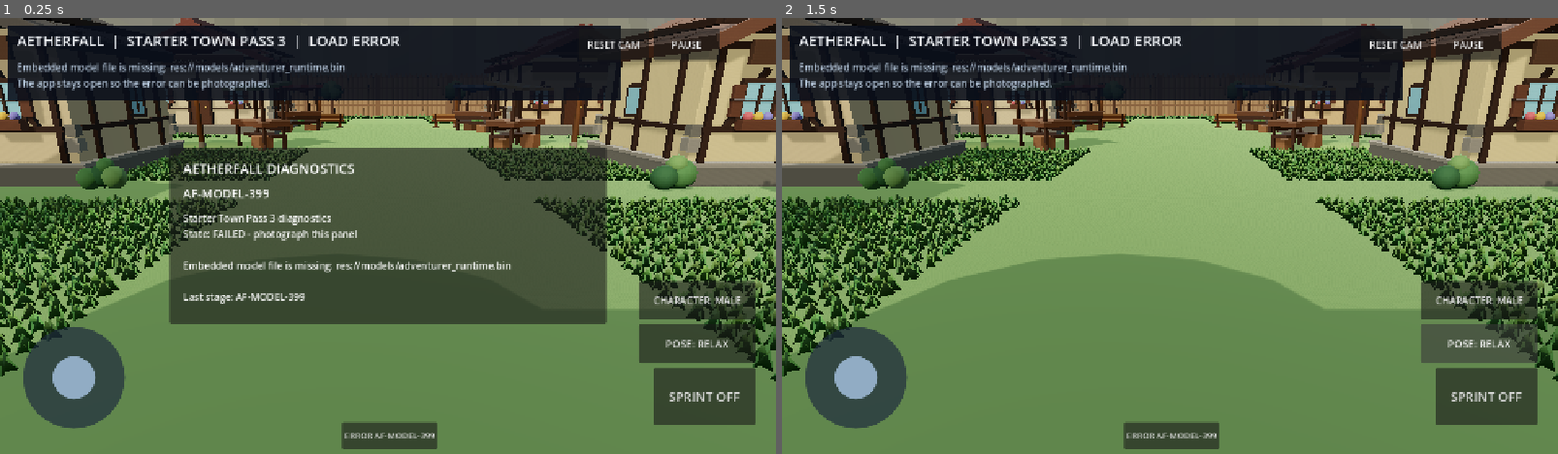
Above: before the commit, frames 1-2 (left to right).
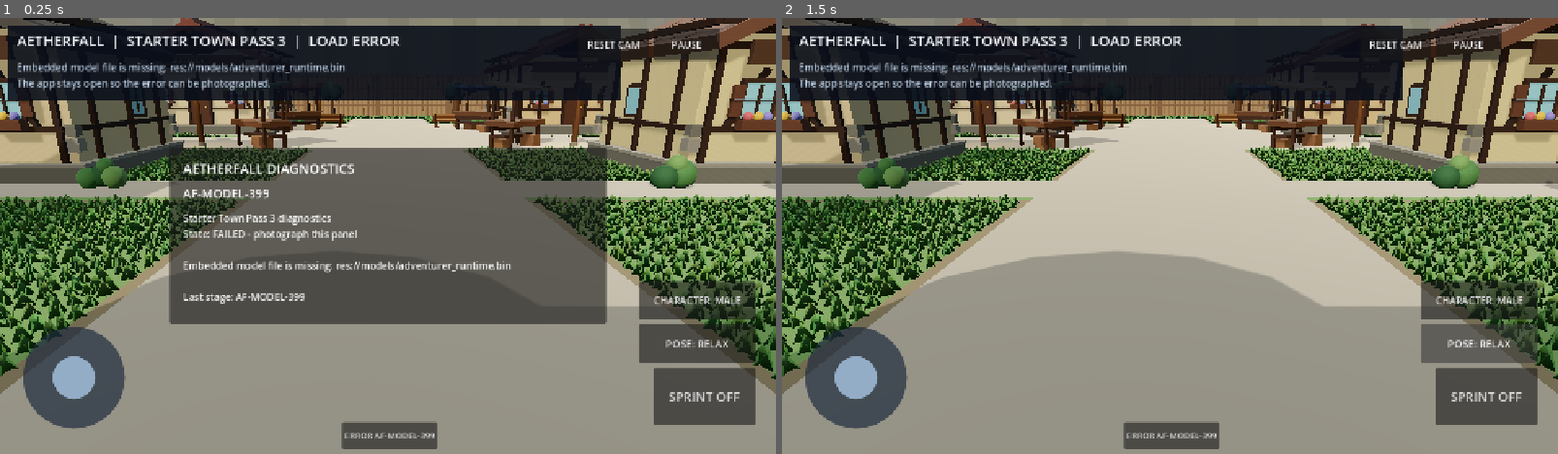
Above: after the commit, the same moments.

Repository: demetrecerrone-star/Aetherfall
Game: Godot game, scene res://starter_town.tscn
The game is run twice, just before and just after one commit, with the same random seed, the same clock (stepped at 60 frames per second) and the same inputs.
Inputs:
- Up to frame 1 (0.25 s): no input
- Up to frame 2 (1.5 s): click "ERROR AF-MODEL-399" at 0.5 s; click "POSE: RELAX" at 1.25 s

The runs differ from the first frame. In frame 1, 39% of the frame differs, in the area x 0-100%, y 23-100%; in frame 2, 47%.

Commit message:
Restore visible town roads: correct paving face winding and mobile culling

Diff:
--- a/cleanroom/road_network.gd
+++ b/cleanroom/road_network.gd
@@ -67,7 +67,10 @@
     var p1 := Vector3(start_x, height, end_z)
     var p2 := Vector3(end_x, height, start_z)
     var p3 := Vector3(end_x, height, end_z)
-    for vertex in [p0, p1, p2, p2, p1, p3]:
+    # Godot's clockwise-front SurfaceTool convention is the reverse of
+    # the old top-down order. The previous quads were back-face culled from
+    # above on Android, so road collisions existed but the paving vanished.
+    for vertex in [p0, p2, p1, p2, p3, p1]:
         tool.set_normal(Vector3.UP)
         tool.set_uv(Vector2(vertex.x / tile_size, vertex.z / tile_size))
         tool.add_vertex(vertex)
@@ -120,6 +123,10 @@
     # share one continuous stone pattern, including every doorstep.
     cobble_material.uv1_scale = Vector3.ONE
     dirt_material.uv1_scale = Vector3.ONE
+    # Safeguard against platform-specific winding/culling differences in
+    # GL Compatibility so a future geometry refactor cannot erase the roads.
+    cobble_material.cull_mode = BaseMaterial3D.CULL_DISABLED
+    dirt_material.cull_mode = BaseMaterial3D.CULL_DISABLED
     var cobble_quads := _surface(town, "UnifiedCobblestoneRoad", regions, cobble_material, false)
     var verge_quads := _surface(town, "UnifiedDirtRoadVerge", regions, dirt_material, true)
     town.set_meta("road_style", "weathered_medieval_cobblestone")
